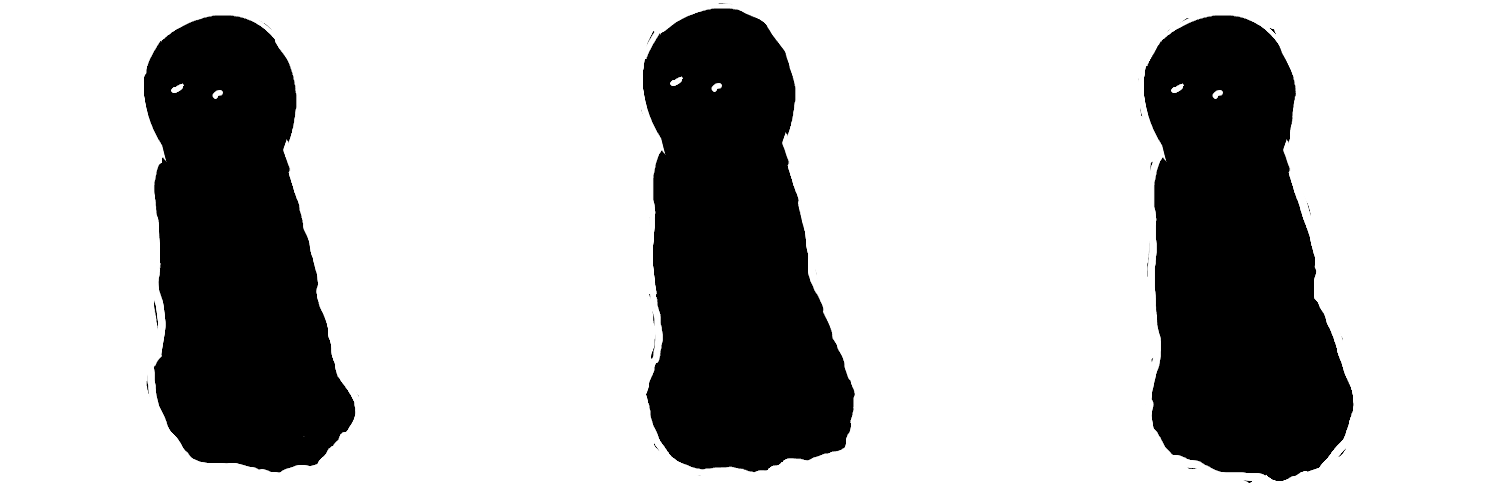
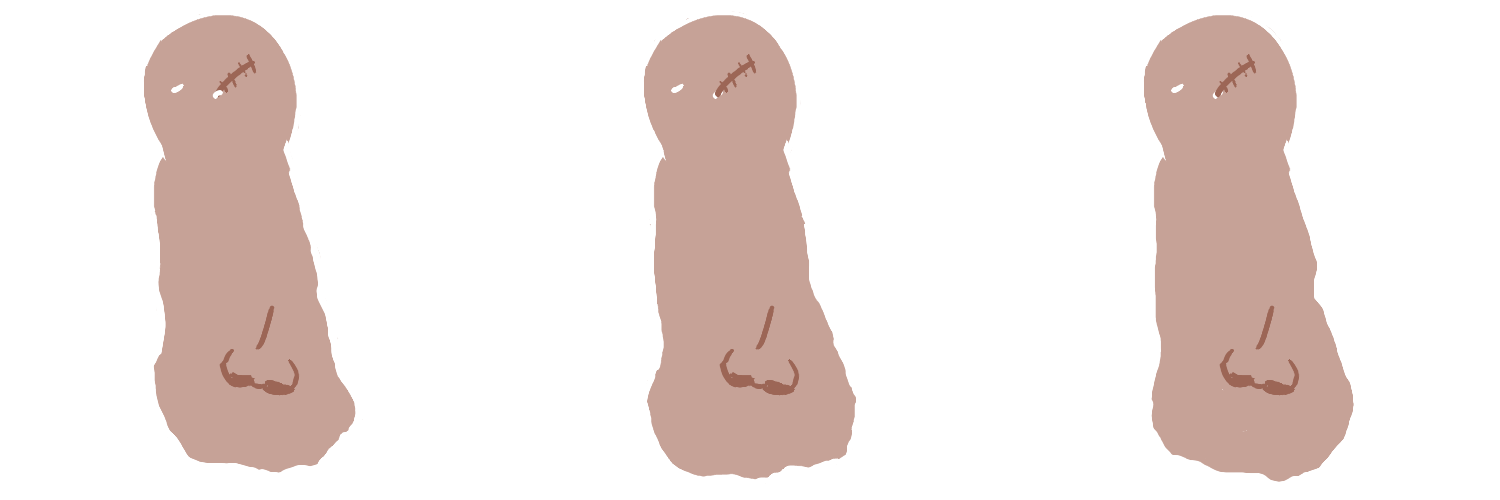
Layer changes from the first 1500x500 image to the second:
added group "scar copy" with 4 layers above "nose copy" over left=715, top=54, right=1300, bottom=396
added group "scar copy #1" with 1 layers in group "scar copy" over left=1215, top=54, right=1257, bottom=98
added layer "doodles #38" in group "scar copy #1" over left=1215, top=54, right=1257, bottom=98
added layer "nose copy #1" in group "scar copy" over left=1219, top=305, right=1300, bottom=396
added layer "doodles #37" in group "scar copy" over left=715, top=54, right=757, bottom=98
added layer "nose copy" above "doodles #14" over left=719, top=305, right=800, bottom=396
renamed "doodles copy" to "doodles #14", moved it above "structures", painted on it over left=144, top=10, right=1354, bottom=484
added group "structures" with 46 layers above "doodles" over left=161, top=54, right=300, bottom=447
moved "doodles #1" into group "eye", painted on it over left=169, top=3, right=856, bottom=480
moved "doodles #2" into group "eye", painted on it over left=144, top=14, right=363, bottom=473
added group "scar" with 1 layers in group "structures" over left=215, top=54, right=257, bottom=98
added layer "doodles #4" in group "scar" over left=215, top=54, right=257, bottom=98
added layer "nose" in group "structures" over left=219, top=305, right=300, bottom=396
painted on "doodles" over left=144, top=11, right=1354, bottom=484
hid "Background" over left=144, top=3, right=1354, bottom=484
